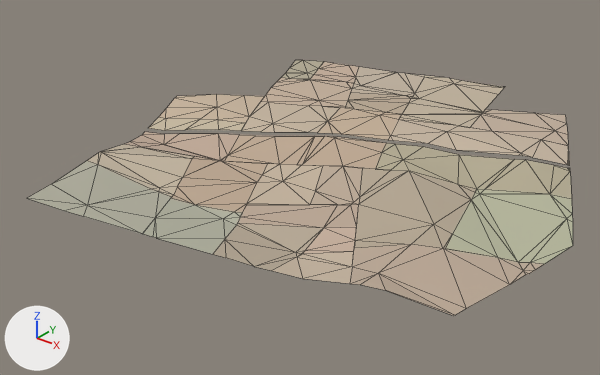
Renders of the glTF model assets/malta/countryside/farm_15_2_soil.glb from each side of a commit.
One viewpoint serves both versions: a camera (50 mm lens) standing at (629.0, -815.0, 352.0) and looking at (169.0, -240.0, -4.0). Every picture has the same lights, and +X, +Y and +Z are marked at lower left. The picture after the commit comes second. Mesh edges are drawn as thin lines. Vertices at exactly the same position are counted once.

Before the edit, the objects in view are built like this:
```python
me_geometry_0 = bpy.data.meshes.new('geometry_0')
me_geometry_0.from_pydata(...)  # 274 vertices, 384 faces; spans x -50.0..438.0, y -474.0..73.0, z 11.0..43.0
me_geometry_0.materials.append(mat_defaultmaterial)
ob_geometry_0 = bpy.data.objects.new('geometry_0', me_geometry_0)
ob_geometry_0.location = (0.0, 0.0, 0.0)
```
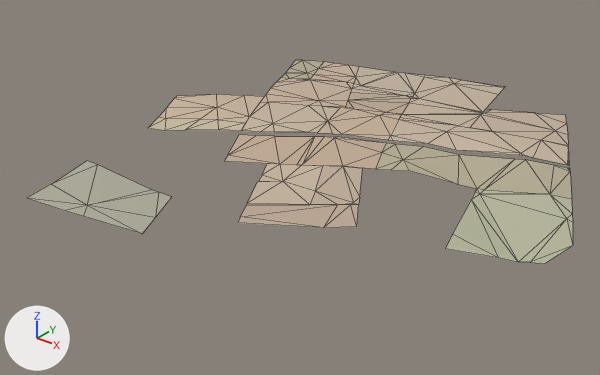
Changed parts and their boxes [x1, y1, x2, y2] in the pictures (600 x 375 px):
'geometry_0', reshaped (20% shorter)
    before: [28, 60, 573, 316]
    after: [28, 60, 573, 264]
part 1 of me_geometry_0, cut back
    before: [87, 132, 544, 316]
    after: [258, 175, 281, 182]

Patch to the scene script:
```diff
--- a/assets/malta/countryside/farm_15_2_soil.glb.py
+++ b/assets/malta/countryside/farm_15_2_soil.glb.py
@@ me_geometry_0 @@
 # used by ob_geometry_0; location = (0.0, 0.0, 0.0)
-me_geometry_0.from_pydata(...)  # 274 vertices, 384 faces; spans x -50.0..438.0, y -474.0..73.0, z 11.0..43.0
+me_geometry_0.from_pydata(...)  # 213 vertices, 268 faces; spans x -50.0..438.0, y -474.0..73.0, z 15.0..43.0
+# me_geometry_0 part 1
+# 62 vertices are removed from x -18.0..427.0, y -437.0..-242.0, z 11.0..35.0
+# 118 faces are deleted
+# 1 vertex is added at (162.0, -294.0, 21.0)
+# 2 new faces join them
+# other edits to the shape of me_geometry_0 do not show in these pictures
 me_geometry_0.materials.append(mat_defaultmaterial)
```
